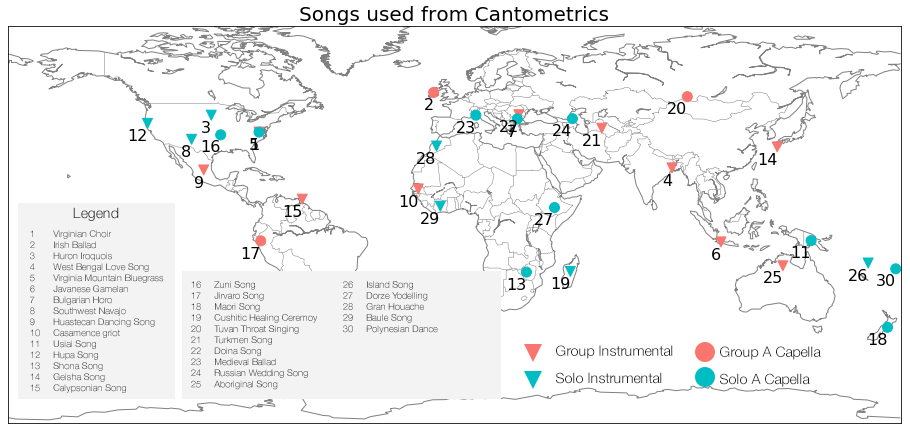
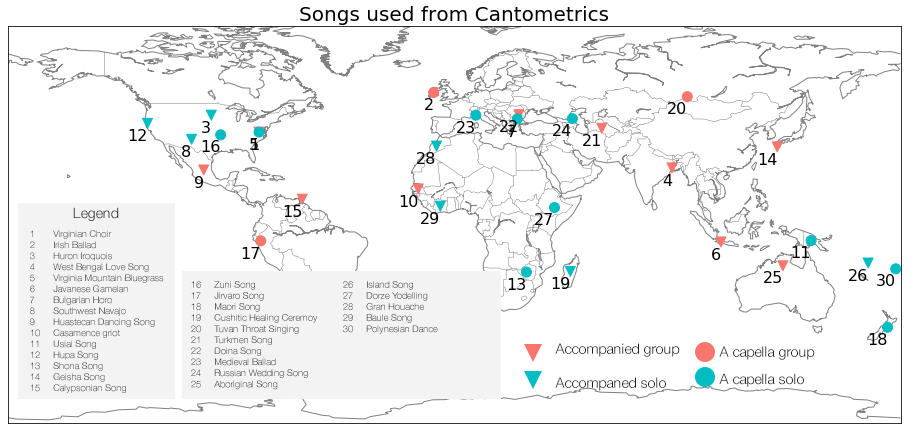
Comparing the layer stacks of the two w=910, h=435 images. Changes:
renamed "Group A Capella Solo A Capella" to "A capella group A capella solo", painted on it over bbox(719, 346, 821, 387)
renamed "Group Instrumental Solo Instrumental" to "Accompanied group Accompaned solo", painted on it over bbox(555, 343, 680, 391)
